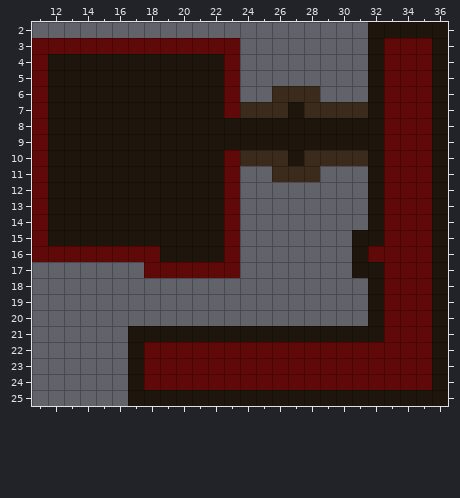
Tiled map: assets/levels/one.tmx. That is the earlier state.
Cells are 1x1 px. Shown: x 11..36, y 2..25.
And afterwards:
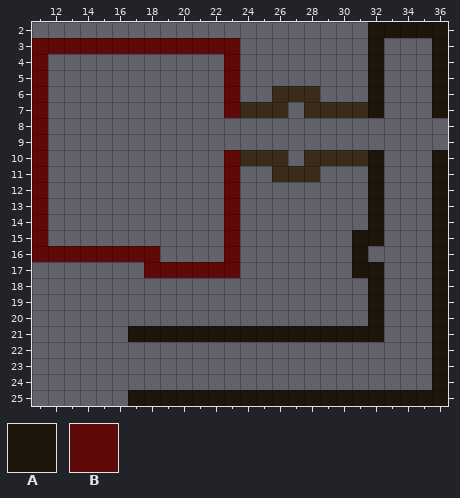
Key: from "Tiles": A 0 "ceil_tile", B 1 "floor_tile".
_ is an empty cell.
Log entry: Level is better for debugging now
Difference:
Layer "floor" (now hidden):
The edit erases the tile that lay hidden in row 3 at x 33 to 35; in rows 4 to 6 at x 12 to 22 and 33 to 35; in row 7 at x 12 to 22, 27 and 33 to 35; in rows 8 to 9 at x 12 to 35; in row 10 at x 12 to 22, 27 and 33 to 35; in rows 11 to 15 at x 12 to 22 and 33 to 35.
The edit erases the tile that lay hidden in row 16 at x 19 to 22 and 32 to 35; in rows 17 to 21 at x 33 to 35; in rows 22 to 24 at x 18 to 35.
Layer "walls":
The edit erases tile A in rows 8 to 9 at x 36; in rows 22 to 24 at x 17.
Layer "ceiling" (now hidden):
The edit erases tile A in rows 4 to 6 at x 12 to 22; in row 7 at x 12 to 22 and 27; in rows 8 to 9 at x 12 to 32; in row 10 at x 12 to 22 and 27; in rows 11 to 15 at x 12 to 22; in row 16 at x 19 to 22.
The edit erases tile B in rows 3 to 15 at x 33 to 35; in row 16 at x 32 to 35; in rows 17 to 21 at x 33 to 35; in rows 22 to 24 at x 18 to 35.
